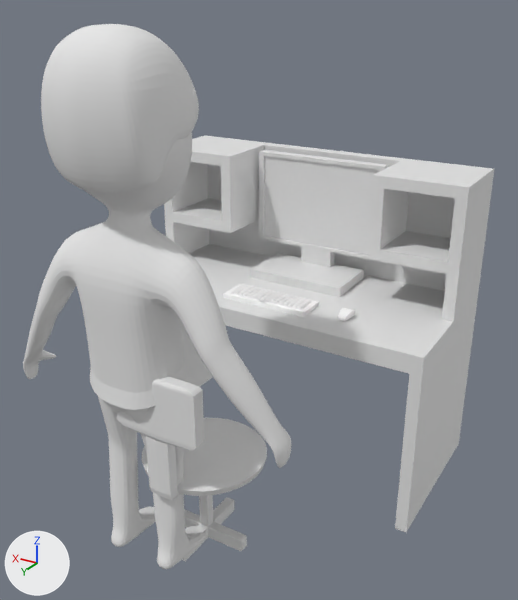
Renders of the Blender file Blender/family.blend from each side of a commit.
The view is the same before and after, from a camera (50 mm lens) standing at (-12.1, 13.5, 16.3) and looking at (-1.3, -4.6, 7.3). The axes (+X, +Y, +Z) are drawn at lower left. The lights are the same throughout.
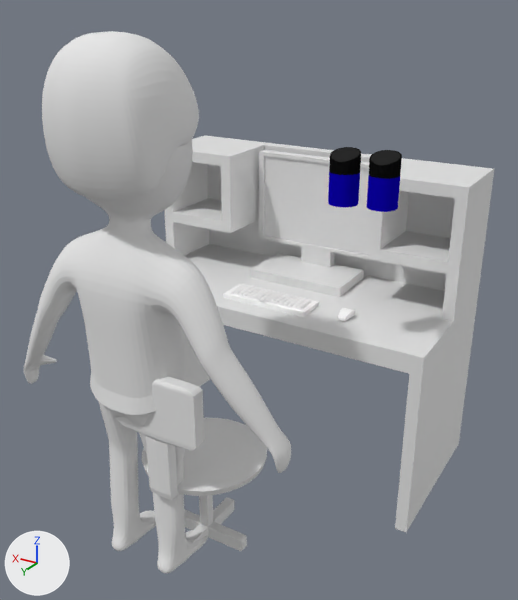
Changed parts and their boxes (x1, y1, x2, y2) in the pictures (518 x 600 px):
```json
{"object": "Cube.001", "change": "moved", "before": [23, 24, 292, 569], "after": [24, 31, 291, 573]}
{"object": "Circle.002", "change": "added", "after": [367, 150, 402, 212], "faces in mat_spray_bottom_001 (blue #0d00b4)": [367, 176, 400, 212], "faces in mat_spray_top_001 (black #101010)": [369, 150, 402, 179], "faces in mat_spray_push_001 (black #292929)": [371, 150, 400, 165]}
{"object": "Circle.001", "change": "added", "after": [328, 147, 361, 207], "faces in mat_spray_bottom (blue #0d00b4)": [328, 172, 360, 207], "faces in mat_spray_top (black #101010)": [329, 147, 361, 175], "faces in mat_spray_push (black #292929)": [332, 147, 360, 162]}
```

The change, as JSON lines over the scene's bpy script:
```json
{"op": "add", "block": "mat_spray_bottom", "code": ["mat_spray_bottom = diffuse_material('Spray Bottom')", "mat_spray_bottom.base_color = (0.00415, 0.0, 0.457)  # blue #0d00b4"]}
{"op": "add", "block": "mat_spray_push", "code": ["mat_spray_push = diffuse_material('Spray Push')", "mat_spray_push.base_color = (0.022, 0.022, 0.022)  # black #292929"]}
{"op": "add", "block": "mat_spray_top", "code": ["mat_spray_top = diffuse_material('Spray Top')", "mat_spray_top.base_color = (0.00518, 0.00518, 0.00518)  # black #101010"]}
{"op": "add", "block": "mat_spray_bottom_001", "code": ["mat_spray_bottom_001 = diffuse_material('Spray Bottom.001')", "mat_spray_bottom_001.base_color = (0.00415, 0.0, 0.457)  # blue #0d00b4"]}
{"op": "add", "block": "mat_spray_push_001", "code": ["mat_spray_push_001 = diffuse_material('Spray Push.001')", "mat_spray_push_001.base_color = (0.022, 0.022, 0.022)  # black #292929"]}
{"op": "add", "block": "mat_spray_top_001", "code": ["mat_spray_top_001 = diffuse_material('Spray Top.001')", "mat_spray_top_001.base_color = (0.00518, 0.00518, 0.00518)  # black #101010"]}
{"op": "add", "block": "me_circle_001", "code": ["me_circle_001 = bpy.data.meshes.new('Circle.001')", "me_circle_001.from_pydata(...)  # 320 vertices, 288 faces; spans x -1.0..1.0, y -1.0..1.0, z 0.0..3.54", "# faces by material slot: [64, 32, 32, 160]", "me_circle_001.materials.append(mat_spray_top)  # black #101010", "me_circle_001.materials.append(mat_spray_bottom)  # blue #0d00b4", "me_circle_001.materials.append(mat_spray_push)  # black #292929", "me_circle_001.materials.append(mat_material_001)  # white #e7e7e7"]}
{"op": "add", "block": "me_circle_000", "code": ["me_circle_000 = bpy.data.meshes.new('Circle.000')", "me_circle_000.from_pydata(...)  # 320 vertices, 288 faces; spans x -1.0..1.0, y -1.0..1.0, z 0.0..3.54", "# faces by material slot: [64, 32, 32, 160]", "me_circle_000.materials.append(mat_spray_top_001)  # black #101010", "me_circle_000.materials.append(mat_spray_bottom_001)  # blue #0d00b4", "me_circle_000.materials.append(mat_spray_push_001)  # black #292929", "me_circle_000.materials.append(mat_material_003)  # white #e7e7e7"]}
{"op": "set", "path": "ob_cube_001.location", "old": "(-0.12, -0.06, 7.88)", "new": "(-0.12, -0.06, 7.71)"}
{"op": "add", "block": "ob_circle_001", "code": ["ob_circle_001 = bpy.data.objects.new('Circle.001', me_circle_001)", "ob_circle_001.location = (-4.1, -4.5, 10.86)", "ob_circle_001.scale = (0.42, 0.42, 0.42)"]}
{"op": "add", "block": "ob_circle_002", "code": ["ob_circle_002 = bpy.data.objects.new('Circle.002', me_circle_000)", "ob_circle_002.location = (-5.22, -4.59, 10.88)", "ob_circle_002.scale = (0.42, 0.42, 0.42)"]}
```
